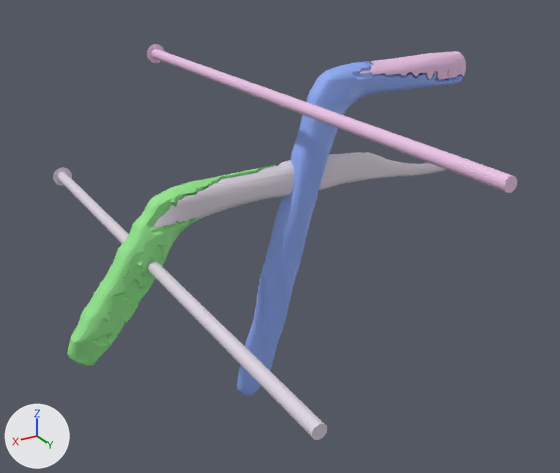
A saved change to the glTF model demo/scene1.glb.
The view is the same before and after, from a camera (50 mm lens) standing at (0.596, 1.069, 0.545) and looking at (-0.06, -0.024, -0.001). Every picture has the same lights, and +X, +Y and +Z are marked at lower left. The older version comes first. Where no turn or scale is listed for an object, it has been applied to the vertices. Vertices at exactly the same position are counted once.

The first picture shows 'geometry_2', 'geometry_5', 'part1', 'part2', 'part3', 'part4'.
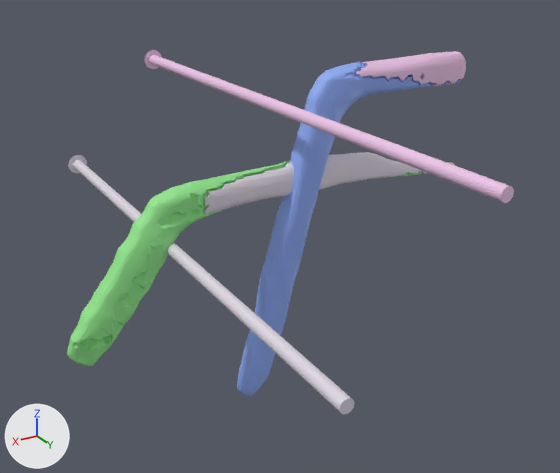
What changed in the scene script:
```text
Change me_geometry_0:
    used by ob_part1; location = (0.0, 0.0, 0.0)
    remove me_geometry_0.from_pydata(...)  # 1817 vertices, 3630 faces; spans x -0.455..-0.202, y -0.025..0.007, z 0.235..0.295
    add me_geometry_0.from_pydata(...)  # 2182 vertices, 4356 faces; spans x -0.455..-0.189, y -0.025..0.009, z 0.234..0.295
    me_geometry_0 part 1: 69 vertices moved from x -0.447..-0.219, y -0.021..0.004, z 0.241..0.292 to x -0.447..-0.215, y -0.025..0.007, z 0.236..0.292; 501 vertices removed from x -0.447..-0.202, y -0.022..0.004, z 0.236..0.292; 836 vertices added at x -0.449..-0.189, y -0.025..0.009, z 0.234..0.294
    other edits to the shape of me_geometry_0 do not show in these pictures
Change me_geometry_2:
    used by ob_geometry_2; location = (0.0, 0.0, 0.0)
    remove me_geometry_2.from_pydata(...)  # 99 vertices, 192 faces; spans x -0.059..-0.019, y -0.542..0.498, z 0.231..0.271
    add me_geometry_2.from_pydata(...)  # 99 vertices, 192 faces; spans x -0.054..-0.012, y -0.542..0.498, z 0.219..0.259
    me_geometry_2 part 2: the whole mesh is multiplied about its middle by the matrix ((1.0, -0.003, 0.0), (0.003, 1.0, 0.0), (0.0, 0.0, 1.0)), then moved by (0.005, 0.0, -0.012)
Change me_geometry_3:
    used by ob_part3; location = (0.0, 0.0, 0.0)
    remove me_geometry_3.from_pydata(...)  # 4759 vertices, 9514 faces; spans x -0.46..0.19, y -0.029..0.012, z 0.066..0.142
    add me_geometry_3.from_pydata(...)  # 3908 vertices, 7812 faces; spans x -0.451..0.099, y -0.029..0.009, z 0.068..0.142
    me_geometry_3 part 3: 109 vertices moved within x -0.443..0.064, y -0.028..0.004, z 0.073..0.139; 3811 vertices removed from x -0.46..0.19, y -0.029..0.012, z 0.066..0.142; 2960 vertices added at x -0.451..0.099, y -0.029..0.009, z 0.068..0.142
Change me_geometry_5:
    used by ob_geometry_5; location = (0.0, 0.0, 0.0)
    remove me_geometry_5.from_pydata(...)  # 99 vertices, 192 faces; spans x 0.168..0.212, y -0.543..0.497, z -0.005..0.035
    add me_geometry_5.from_pydata(...)  # 99 vertices, 192 faces; spans x 0.133..0.177, y -0.542..0.498, z 0.017..0.057
    me_geometry_5 part 4: the whole mesh is moved by (-0.035, 0.001, 0.021)
```

Pixel boxes [x1, y1, x2, y2] of what changed, in the pictures (560 x 473 px; the box of a moved part takes in the faces that stretch with it):
'geometry_5', moved
    before: [53, 167, 327, 440]
    after: [68, 155, 355, 414]
'geometry_2', reshaped
    before: [147, 44, 517, 193]
    after: [145, 50, 514, 203]
'part3', reshaped (14% narrower, 17% shorter)
    before: [154, 152, 446, 227]
    after: [205, 152, 455, 214]
'part1', reshaped
    before: [360, 51, 466, 80]
    after: [356, 51, 466, 86]
part 1 of me_geometry_0, moved or reshaped
    before: [360, 57, 463, 79]
    after: [356, 57, 464, 86]
